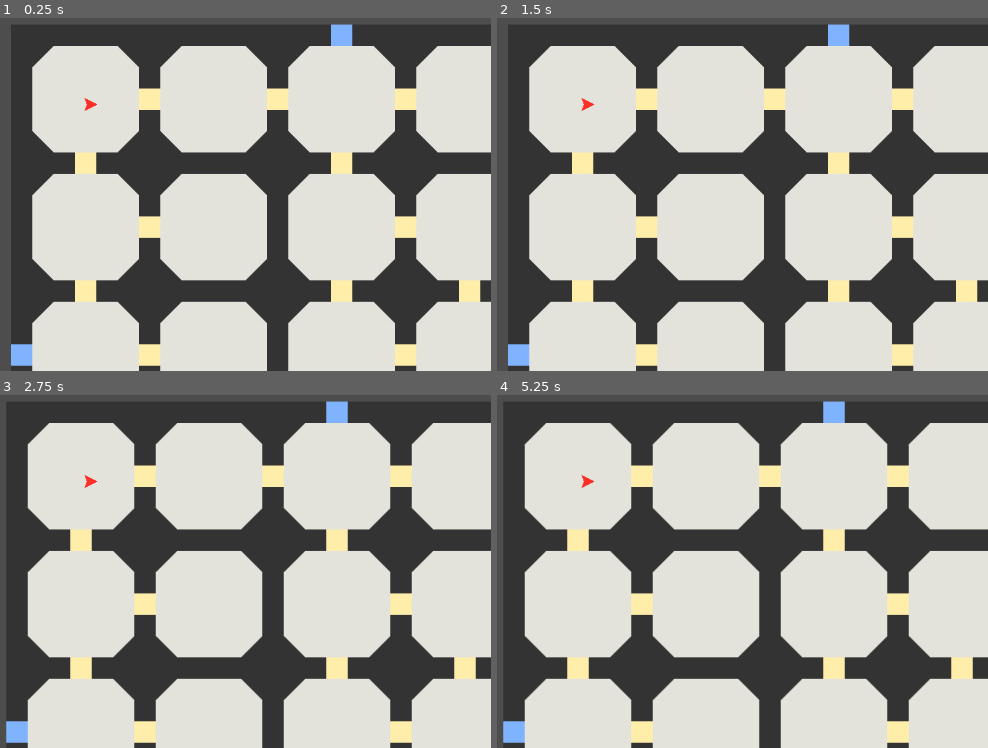
Above: before the commit, frames 1-4 (two rows, left to right).
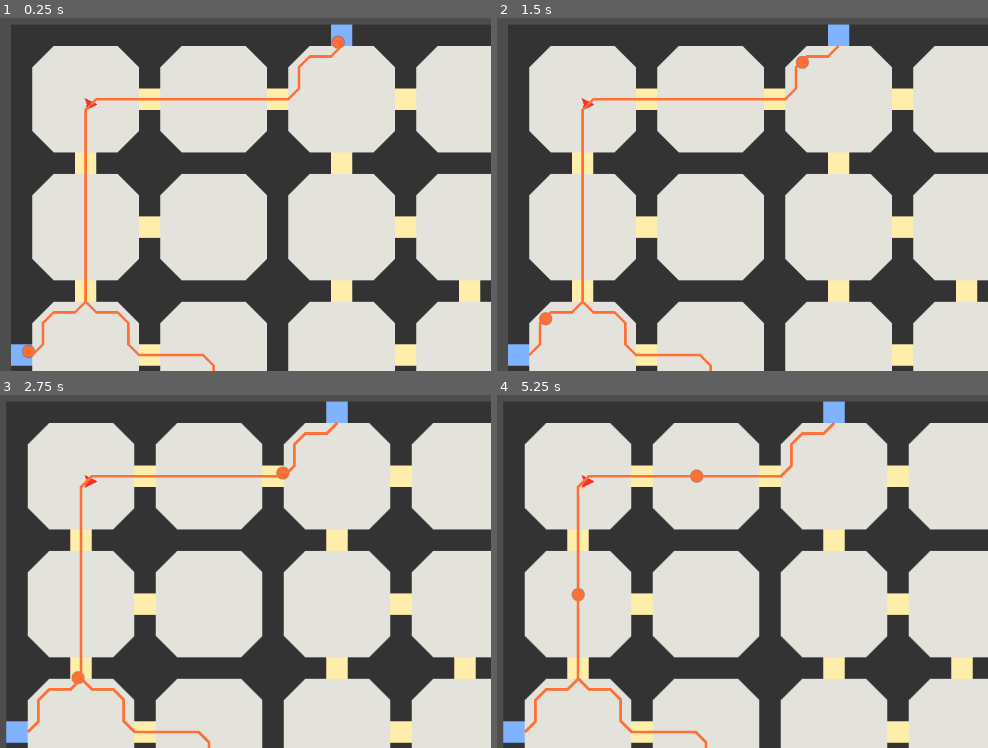
Above: after the commit, the same moments.

Repository: hyearchom/intruder-alert
Game: Godot game, scene res://hra.tscn
Two runs of this game, one before a commit and one after it. Both use one fixed random seed, a clock stepped at 60 frames per second and the inputs below.
Inputs:
- Up to frame 1 (0.25 s): no input
- Up to frame 2 (1.5 s): tap A (doleva) at 0.6 s; tap D (doprava) at 1.35 s
- Up to frame 3 (2.75 s): tap Enter at 2 s; tap W (dopredu) at 2.1 s
- Up to frame 4 (5.25 s): tap Space at 2.75 s; tap S (dozadu) at 2.85 s; tap A (doleva) at 3.6 s; tap D (doprava) at 4.35 s; tap W (dopredu) at 5.1 s

The runs differ from the first frame. In frame 1, 1.5% of the frame differs, in the area x 4-71%, y 4-100%; in frame 2, 1.5%; in frame 3, 1.6%; in frame 4, 1.6%, in the area x 5-69%, y 7-100%.

Commit message:
Souperi a jejich pohyb
- souperi se objevuji na miste vychodu
- zakladni pohyb souperu nasledujici hrace

Diff:
--- a/Mapa.gd
+++ b/Mapa.gd
@@ -5,7 +5,8 @@
 
 func _ready() -> void:
 	vytvorit_mapu()
-
+	#await get_tree().process_frame
+	#print(ziskat_seznam_globalne(ziskat_vychody()))
 
 func vytvorit_mapu(rozmer_mapy:=Vector2i(5,5)) -> void:
 	for x in range(rozmer_mapy.x):
@@ -67,21 +68,16 @@
 
 		Prostory.set_cell(pozice_nahodnych_dveri, 1, Vector2i(4,0))
 
-#func pridat_vychody() -> void:
-	#var mozne_pozice: Array
-	#for x in range(5):
-		#mozne_pozice.append(Vector2i(x *rozmer_vzoru.x +3, 0))
-	#Prostory.set_cells_terrain_connect(mozne_pozice, 0, 2)
 
-#func nahodne_dvere(pozice:Vector2i) -> void:
-	#var mozne_pozice: Array = [Vector2i(5,2), Vector2i(2,5)]
-	#var pocet_zablokovanych_dveri := randi_range(0, mozne_pozice.size())
-	#
-	#for _i in range(pocet_zablokovanych_dveri):
-		#mozne_pozice.pop_back()
-	#for lokalni_pozice in mozne_pozice:
-		#pridat_dvere(pozice, lokalni_pozice)
-#
-#func pridat_dvere(pozice:Vector2i) -> void:
-	#var mozne_pozice: Array = [pozice *rozmer_vzoru + Vector2i(7,4), pozice *rozmer_vzoru + Vector2i(4,7)]
-	#Prostory.set_cells_terrain_connect(mozne_pozice, 0, 1)
+func ziskat_vychody() -> Array:
+	var policko_vychodu := Vector2i(3,0)
+	return Prostory.get_used_cells_by_id(1, policko_vychodu)
+
+
+func ziskat_globalne(pozice:Vector2i) -> Vector2i:
+	return Prostory.map_to_local(pozice)
+
+
+func ziskat_seznam_globalne(souradnice:PackedVector2Array) -> PackedVector2Array:
+	var seznam := Array(souradnice)
+	return seznam.map(ziskat_globalne)
--- /dev/null
+++ b/Postavy.gd
@@ -0,0 +1,24 @@
+extends Node2D
+
+const SOUPER = preload("res://souper.tscn")
+const CESTA = preload("res://cesta.tscn")
+
+@export var Mapa: Node2D
+
+
+func _ready() -> void:
+	nasadit_soupere(Mapa.ziskat_seznam_globalne(Mapa.ziskat_vychody()), 3)
+
+
+func nasadit_soupere(souradnice:Array, pocet:int) -> void:
+	while souradnice.size() > pocet:
+		souradnice.pop_at(randi_range(0, souradnice.size()))
+	for pozice:Vector2i in souradnice:
+		pridat_prvek(SOUPER, pozice)
+		pridat_prvek(CESTA)
+
+
+func pridat_prvek(scena:PackedScene, pozice:=Vector2i.ZERO) -> void:
+	var prvek := scena.instantiate()
+	add_child(prvek)
+	prvek.position = pozice
--- /dev/null
+++ b/cesta.tscn
@@ -0,0 +1,5 @@
+[gd_scene format=3 uid="uid://bc7mo4bhs2l4w"]
+
+[node name="Cesta" type="Line2D" groups=["cesty"]]
+width = 4.0
+default_color = Color(1, 0.435294, 0.211765, 1)
--- a/hra.tscn
+++ b/hra.tscn
@@ -1,7 +1,8 @@
-[gd_scene load_steps=13 format=3 uid="uid://7u568nebn6mm"]
+[gd_scene load_steps=15 format=3 uid="uid://7u568nebn6mm"]
 
 [ext_resource type="Script" path="res://Mapa.gd" id="1_vvfrj"]
 [ext_resource type="Texture2D" uid="uid://h7pp2mrxpd0l" path="res://vzornik.svg" id="2_30wqy"]
+[ext_resource type="Script" path="res://Postavy.gd" id="3_3iflw"]
 [ext_resource type="Script" path="res://Hrac.gd" id="3_l0pdp"]
 
 [sub_resource type="TileMapPattern" id="TileMapPattern_eailf"]
@@ -37,6 +38,12 @@
 outlines = Array[PackedVector2Array]([PackedVector2Array(-16, -16, 16, -16, 16, 16, -16, 16)])
 agent_radius = 0.0
 
+[sub_resource type="NavigationPolygon" id="NavigationPolygon_3yaej"]
+vertices = PackedVector2Array(16, 16, -16, 16, -16, -16, 16, -16)
+polygons = Array[PackedInt32Array]([PackedInt32Array(0, 1, 2, 3)])
+outlines = Array[PackedVector2Array]([PackedVector2Array(-16, -16, 16, -16, 16, 16, -16, 16)])
+agent_radius = 0.0
+
 [sub_resource type="TileSetAtlasSource" id="TileSetAtlasSource_66erx"]
 texture = ExtResource("2_30wqy")
 texture_region_size = Vector2i(32, 32)
@@ -53,6 +60,7 @@
 0:0/1/flip_h = true
 0:0/1/terrain_set = 0
 0:0/1/terrain = 0
+0:0/1/physics_layer_0/polygon_0/points = PackedVector2Array(-16, -16, 16, -16, 16, 16, -16, 16)
 0:0/1/navigation_layer_0/polygon = SubResource("NavigationPolygon_upgr1")
 0:0/2 = 2
 0:0/2/flip_v = true
@@ -74,6 +82,7 @@
 2:0/0 = 0
 2:0/0/terrain_set = 0
 2:0/0/terrain = 1
+2:0/0/navigation_layer_0/polygon = SubResource("NavigationPolygon_3yaej")
 4:0/0 = 0
 4:0/0/terrain_set = 0
 4:0/0/terrain = 3
@@ -108,9 +117,13 @@
 [node name="Prostory" type="TileMapLayer" parent="Mapa"]
 tile_set = SubResource("TileSet_sns41")
 
-[node name="Postavy" type="Node2D" parent="."]
+[node name="Postavy" type="Node2D" parent="." node_paths=PackedStringArray("Mapa")]
+z_index = 1
+z_as_relative = false
+script = ExtResource("3_3iflw")
+Mapa = NodePath("../Mapa")
 
-[node name="Hrac" type="CharacterBody2D" parent="Postavy"]
+[node name="Hrac" type="CharacterBody2D" parent="Postavy" groups=["hrac"]]
 position = Vector2(120, 120)
 motion_mode = 1
 script = ExtResource("3_l0pdp")
--- a/project.godot
+++ b/project.godot
@@ -19,6 +19,10 @@
 
 window/size/viewport_width=1200
 window/size/viewport_height=800
+
+[global_group]
+
+hrac=""
 
 [input]
 
--- /dev/null
+++ b/souper.gd
@@ -0,0 +1,66 @@
+extends CharacterBody2D
+
+const RYCHLOST_CHUZE: float = 50.0
+#const VELIKOST_OTACENI: float = 4
+
+var cil_trasy: Vector2i
+var bod_trasy: int
+var trasa: Array
+
+@onready var navigacni_pole := get_world_2d().get_navigation_map()
+@onready var oznaceni :=  ziskat_oznaceni()
+
+func ziskat_cestu(cil:Vector2i) -> PackedVector2Array:
+	var cesta := NavigationServer2D.map_get_path(
+		navigacni_pole,
+		global_position,
+		cil,
+		false
+		)
+	return cesta
+
+
+func ziskat_oznaceni() -> int:
+	var poradi := int(0)
+	for souper in get_tree().get_nodes_in_group('souperi'):
+		if souper == self:
+			return poradi
+		poradi += 1
+	return -1
+
+func vypocitat_trasu(cil:Vector2i) -> void:
+	trasa = ziskat_cestu(cil)
+	vykreslit_cestu()
+
+
+func vykreslit_cestu() -> void:
+	var cesty := get_tree().get_nodes_in_group('cesty')
+	cesty[oznaceni].points = trasa
+
+
+func dalsi_bod_cesty() -> void:
+	bod_trasy += 1
+	if bod_trasy > trasa.size() -1:
+		bod_trasy = 0
+		vypocitat_trasu(get_tree().get_first_node_in_group("hrac").position)
+	cil_trasy = trasa[bod_trasy]
+
+
+func priblizeni_k_cily(cil:Vector2i) -> bool:
+	var tolerance_priblizeni := 7
+	return global_position.distance_to(cil) < tolerance_priblizeni
+
+
+func _ready() -> void:
+	set_physics_process(false)
+	await get_tree().process_frame
+	vypocitat_trasu(get_tree().get_first_node_in_group("hrac").position)
+	dalsi_bod_cesty()
+	set_physics_process(true)
+
+
+func _physics_process(_delta: float) -> void:
+	if priblizeni_k_cily(cil_trasy):
+		dalsi_bod_cesty()
+	velocity = global_position.direction_to(cil_trasy) *RYCHLOST_CHUZE
+	move_and_slide()
--- /dev/null
+++ b/souper.tscn
@@ -0,0 +1,30 @@
+[gd_scene load_steps=5 format=3 uid="uid://dcaxexurx5f2g"]
+
+[ext_resource type="Script" path="res://souper.gd" id="1_d6mxi"]
+
+[sub_resource type="Gradient" id="Gradient_hil7n"]
+offsets = PackedFloat32Array(0.5, 0.6)
+colors = PackedColorArray(1, 0.433833, 0.21, 1, 0, 0, 0, 0)
+
+[sub_resource type="GradientTexture2D" id="GradientTexture2D_dtqji"]
+gradient = SubResource("Gradient_hil7n")
+width = 25
+height = 25
+fill = 1
+fill_from = Vector2(0.5, 0.5)
+
+[sub_resource type="CircleShape2D" id="CircleShape2D_gxw5k"]
+radius = 9.46
+
+[node name="Souper" type="CharacterBody2D" groups=["souperi"]]
+collision_layer = 32
+collision_mask = 0
+motion_mode = 1
+script = ExtResource("1_d6mxi")
+metadata/_edit_group_ = true
+
+[node name="Tvar" type="Sprite2D" parent="."]
+texture = SubResource("GradientTexture2D_dtqji")
+
+[node name="Obrysy" type="CollisionShape2D" parent="."]
+shape = SubResource("CircleShape2D_gxw5k")
